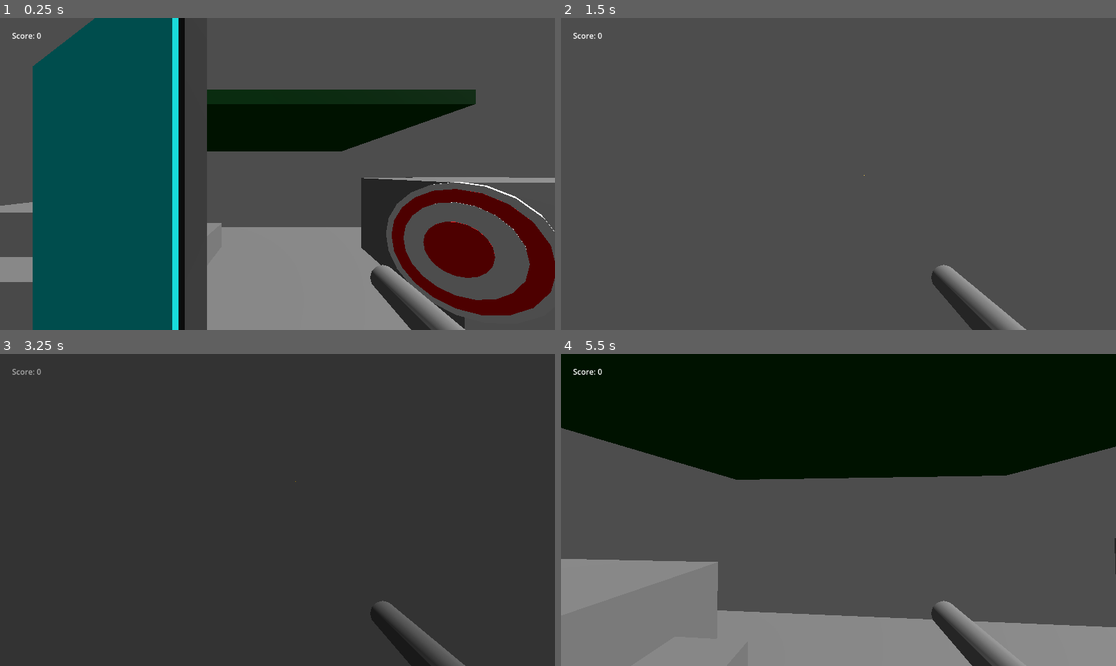
Above: before the commit, frames 1-4 (two rows, left to right).
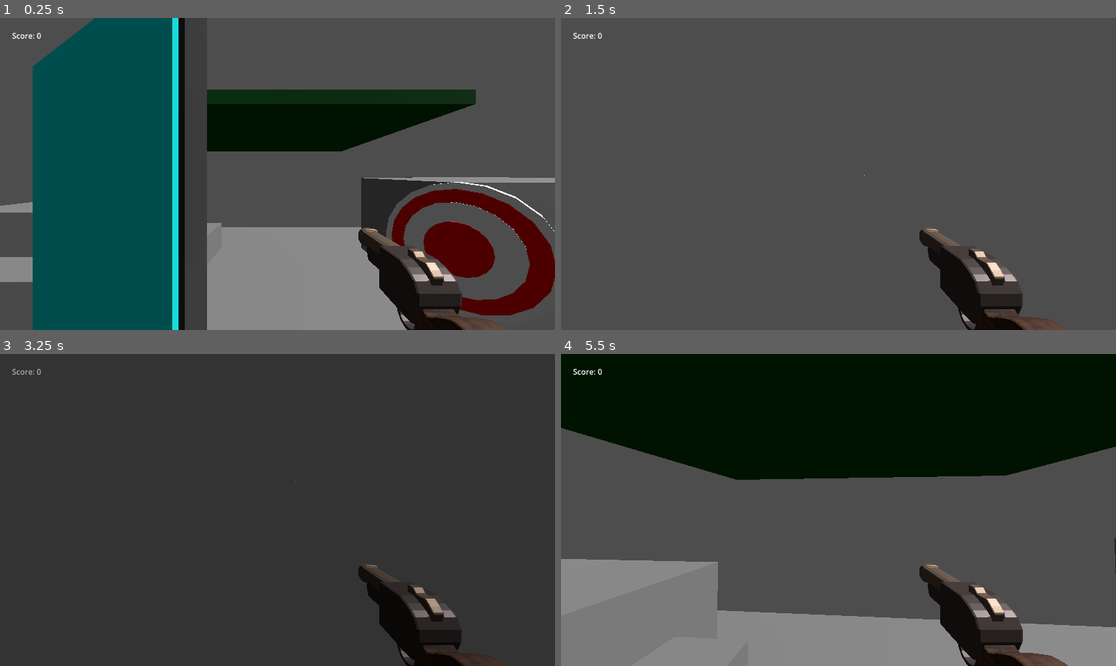
Above: after the commit, the same moments.

Repository: MangiameliFabio/NordicGameJam2026
Game: Godot game, scene res://Character/CharacterTesting.tscn
Same seed, same stepped clock (60 frames per second), same inputs: the game is played once before the commit and once after it.
Inputs (mouse positions are in pixels of both pictures, inside the frame that each line leads up to):
- Up to frame 1 (0.25 s): no input
- Up to frame 2 (1.5 s): tap Enter at 0.5 s; move the mouse to (866, 174) at 0.52 s; press the mouse at (866, 174) at 0.53 s; hold W (Forward) from 0.53 s (still down); tap Space (Jump) at 0.77 s; move the mouse to (810, 174) at 1.27 s; release the mouse at (810, 174) at 1.28 s; tap Shift (Sprint) at 1.35 s
- Up to frame 3 (3.25 s): keep holding W (Forward); tap Space (Jump) at 1.52, 2, 3.02 s; move the mouse to (288, 503) at 2.02 s; press the mouse at (288, 503) at 2.03 s; tap Enter at 2.75 s; move the mouse to (271, 516) at 2.77 s; release the mouse at (271, 516) at 2.78 s; tap Shift (Sprint) at 2.85 s
- Up to frame 4 (5.5 s): move the mouse to (877, 513) at 3.52 s; press the mouse at (877, 513) at 3.53 s; tap Space (Jump) at 3.77, 5.27 s; release W (Forward) at 4.25 s; release the mouse at (877, 513) at 4.25 s; click "Restart" at 4.25 s; move the mouse to (794, 506) at 5.02 s; hold W (Forward) from 5.03 s (still down); tap Shift (Sprint) at 5.1 s

The runs differ from the first frame. In frame 1, 3.4% of the frame differs, in the area x 64-92%, y 67-100%; in frame 2, 3.1%; in frame 3, 2.4%; in frame 4, 3.5%.

Commit message:
Gun added

Diff:
--- a/Character/PlayerCharacter.tscn
+++ b/Character/PlayerCharacter.tscn
@@ -6,6 +6,7 @@
 [ext_resource type="Script" uid="uid://20v4xya0hnn" path="res://Character/ShootingComponent.gd" id="3_wbhtb"]
 [ext_resource type="PackedScene" uid="uid://dytc0bjykef8c" path="res://Character/Bullet.tscn" id="4_6jmpq"]
 [ext_resource type="Script" uid="uid://cvg6u1fyk0wyb" path="res://Character/GroundStateHandler.gd" id="4_loigd"]
+[ext_resource type="PackedScene" uid="uid://spx4udsvaivg" path="res://Assets/Gun/gun.glb" id="7_kduic"]
 
 [sub_resource type="CapsuleShape3D" id="CapsuleShape3D_fatkt"]
 height = 1.65
@@ -60,20 +61,8 @@
 [node name="PlayerCamera" type="Camera3D" parent="CameraRig" unique_id=1318570402]
 current = true
 
-[node name="Gun" type="Node3D" parent="CameraRig/PlayerCamera" unique_id=806431390]
-transform = Transform3D(0.5, 0, 0, 0, 0.5, 0, 0, 0, 0.5, 0.27355546, -0.2689637, -0.40070158)
-
-[node name="CSGCylinder3D" type="CSGCylinder3D" parent="CameraRig/PlayerCamera/Gun" unique_id=1201263647]
-transform = Transform3D(1, 0, 0, 0, -4.371139e-08, 1, 0, -1, -4.371139e-08, 0, 0, 0)
-radius = 0.06591797
-height = 0.5097351
-sides = 12
-
-[node name="CSGCylinder3D2" type="CSGCylinder3D" parent="CameraRig/PlayerCamera/Gun/CSGCylinder3D" unique_id=1006715201]
-transform = Transform3D(1, 0, 0, 0, 0.49999997, -0.86602545, 0, 0.86602545, 0.49999997, 0, -0.26049316, -0.08052264)
-radius = 0.06591797
-height = 0.24266052
-sides = 12
+[node name="gun" parent="CameraRig/PlayerCamera" unique_id=1460264084 instance=ExtResource("7_kduic")]
+transform = Transform3D(-8.742278e-09, 0, -0.2, 0, 0.2, 0, 0.2, 0, -8.742278e-09, 0.3224532, -0.26634216, -0.46983218)
 
 [node name="BulletSpawnLocation" type="Marker3D" parent="." unique_id=2101315565]
 transform = Transform3D(1, 0, 0, 0, 1, 0, 0, 0, 1, 0, 1.0470219, -0.886891)
Binary file added: Assets/Gun/gun.glb
Not shown, added: Assets/Gun/gun.glb.import
Binary file added: Assets/Gun/gun_atlas-map-nothing.png
Not shown, added: Assets/Gun/gun_atlas-map-nothing.png.import
